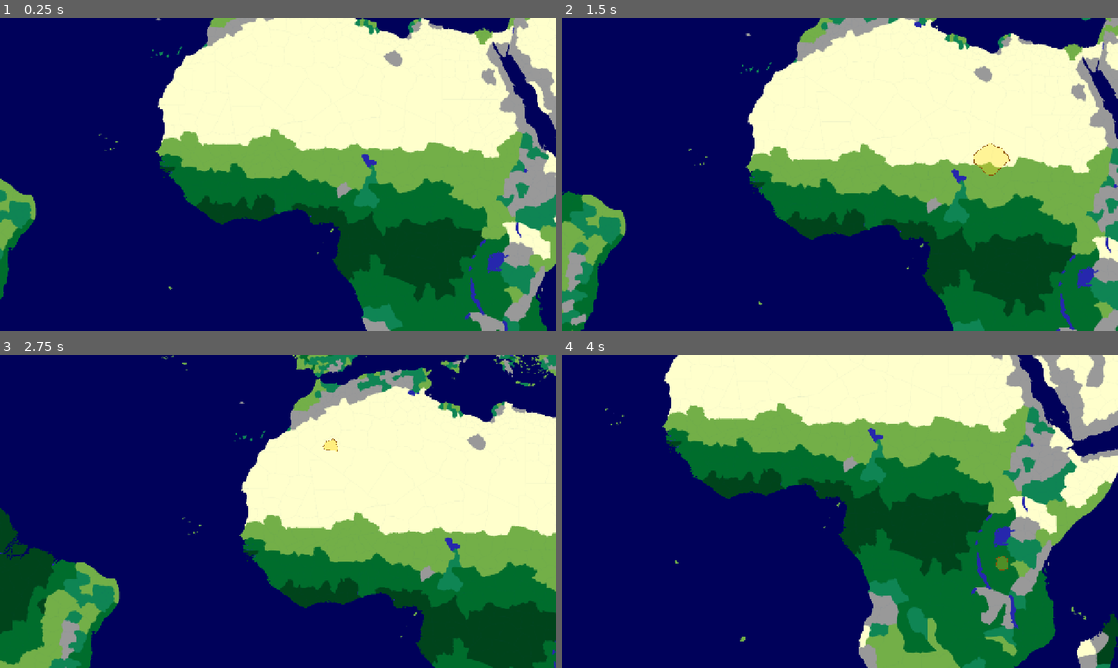
Above: before the commit, frames 1-4 (two rows, left to right).
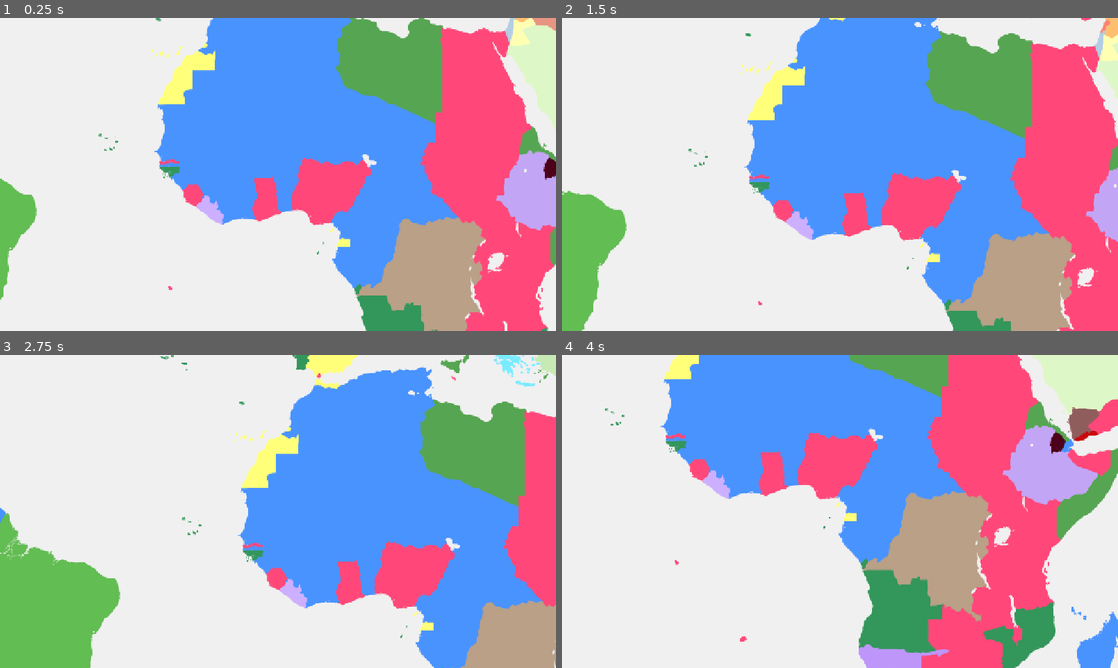
Above: after the commit, the same moments.

Repository: obamin6120/mgs-1
Game: Godot game, scene res://background.tscn
Two runs of this game, one before a commit and one after it. Both use one fixed random seed, a clock stepped at 60 frames per second and the inputs below.
Inputs (mouse positions are in pixels of both pictures, inside the frame that each line leads up to):
- Up to frame 1 (0.25 s): no input
- Up to frame 2 (1.5 s): tap Enter at 0.5 s; move the mouse to (962, 158) at 0.52 s; click (962, 158) at 0.67 s; tap Space at 1.25 s; drag from (728, 190) to (812, 237) at 1.27 s
- Up to frame 3 (2.75 s): tap Enter at 2 s; move the mouse to (333, 442) at 2.02 s; click (333, 442) at 2.17 s
- Up to frame 4 (4 s): tap Space at 2.75 s; drag from (812, 574) to (673, 464) at 2.77 s; tap Enter at 3.5 s; move the mouse to (1006, 558) at 3.52 s; click (1006, 558) at 3.67 s

The runs differ from the first frame. In frame 1, 99% of the frame differs, in the area x 0-100%, y 0-100%; in frame 2, 99%; in frame 3, 98%; in frame 4, 100%.

Commit message:
n

Diff:
--- a/ProvinceDatabase.gd
+++ b/ProvinceDatabase.gd
@@ -2,14 +2,27 @@
 extends Node
 
 @export var province_map_texture: Texture2D
+@export var country_map_texture: Texture2D
 
 var color_to_id: Dictionary = {}
 var id_to_color: Array[Color] = []
 var province_map_image: Image
 
+# Country ownership data
+var country_color_to_id: Dictionary = {}
+var id_to_country_color: Array[Color] = []
+var province_to_country_id: Dictionary = {}
+
+# Review lists
+var manual_review: Array = []
+var unassigned_provinces: Array = []
+
 
 func _ready():
 	generate_province_ids()
+
+	if country_map_texture != null:
+		generate_country_ownership()
 
 
 func generate_province_ids():
@@ -17,7 +30,6 @@
 		push_error("Province map texture is missing!")
 		return
 
-	# Load the image ONCE and keep it cached
 	province_map_image = province_map_texture.get_image()
 
 	if province_map_image.is_compressed():
@@ -47,7 +59,139 @@
 	print("Unique colors found: ", id_to_color.size())
 
 
+func generate_country_ownership():
+
+	if country_map_texture == null:
+		push_error("Country map texture is missing!")
+		return
+
+	var country_image = country_map_texture.get_image()
+
+	if country_image.is_compressed():
+		country_image.decompress()
+
+	# Make sure both maps have identical dimensions
+	if country_image.get_width() != province_map_image.get_width() \
+	or country_image.get_height() != province_map_image.get_height():
+		push_error("Country map and province map dimensions do not match!")
+		return
+
+	country_color_to_id.clear()
+	id_to_country_color.clear()
+	province_to_country_id.clear()
+	manual_review.clear()
+	unassigned_provinces.clear()
+
+	var province_country_counts: Dictionary = {}
+
+	var width = province_map_image.get_width()
+	var height = province_map_image.get_height()
+
+	print("Starting automatic country assignment...")
+
+	# Compare both maps pixel by pixel
+	for y in range(height):
+		for x in range(width):
+
+			var province_color = province_map_image.get_pixel(x, y)
+
+			if province_color.a < 1.0:
+				continue
+
+			var province_id = color_to_id.get(
+				province_color.to_rgba32(), 0
+			)
+
+			if province_id == 0:
+				continue
+
+			var country_color = country_image.get_pixel(x, y)
+
+			if country_color.a < 1.0:
+				continue
+
+			var country_key = country_color.to_rgba32()
+
+			# Register unique country colors
+			if not country_color_to_id.has(country_key):
+				var new_country_id = id_to_country_color.size() + 1
+
+				country_color_to_id[country_key] = new_country_id
+				id_to_country_color.append(country_color)
+
+			# Count country pixels inside each province
+			if not province_country_counts.has(province_id):
+				province_country_counts[province_id] = {}
+
+			var counts = province_country_counts[province_id]
+
+			counts[country_key] = counts.get(country_key, 0) + 1
+
+	# Determine ownership for every province
+	for province_id in range(1, id_to_color.size() + 1):
+
+		var counts = province_country_counts.get(province_id, {})
+
+		if counts.is_empty():
+
+			unassigned_provinces.append(province_id)
+
+		elif counts.size() == 1:
+
+			var country_key = counts.keys()[0]
+			var country_id = country_color_to_id[country_key]
+
+			province_to_country_id[province_id] = country_id
+
+		else:
+
+			manual_review.append({
+				"province_id": province_id,
+				"country_counts": counts.duplicate()
+			})
+
+	# Print report
+	print("")
+	print("========== OWNERSHIP REPORT ==========")
+	print("Total provinces: ", id_to_color.size())
+	print("Countries detected: ", id_to_country_color.size())
+	print("Automatically assigned: ", province_to_country_id.size())
+	print("Manual review required: ", manual_review.size())
+	print("Unassigned: ", unassigned_provinces.size())
+
+	# Print provinces requiring manual review
+	for entry in manual_review:
+
+		var province_id = entry["province_id"]
+		var counts = entry["country_counts"]
+
+		var total_pixels = 0
+
+		for country_key in counts:
+			total_pixels += counts[country_key]
+
+		print("")
+		print("MANUAL REVIEW - Province ", province_id)
+
+		for country_key in counts:
+
+			var country_id = country_color_to_id[country_key]
+			var pixels = counts[country_key]
+			var percentage = float(pixels) / float(total_pixels) * 100.0
+
+			var country_color = id_to_country_color[country_id - 1]
+
+			print(
+				"  Country ", country_id,
+				" (", country_color.to_html(false), "): ",
+				round(percentage * 10.0) / 10.0, "%"
+			)
+
+	print("======================================")
+
+
 func get_province_id(x: int, y: int) -> int:
+
 	if province_map_image == null:
 		return 0
 
@@ -63,7 +207,21 @@
 
 
 func get_province_color(province_id: int) -> Color:
+
 	if province_id <= 0 or province_id > id_to_color.size():
 		return Color.TRANSPARENT
 
 	return id_to_color[province_id - 1]
+
+
+func get_country_id_for_province(province_id: int) -> int:
+
+	return province_to_country_id.get(province_id, 0)
+
+
+func get_country_color(country_id: int) -> Color:
+
+	if country_id <= 0 or country_id > id_to_country_color.size():
+		return Color.TRANSPARENT
+
+	return id_to_country_color[country_id - 1]
--- a/background.tscn
+++ b/background.tscn
@@ -7,6 +7,7 @@
 [ext_resource type="Script" uid="uid://ynayiqloolih" path="res://ProvinceDatabase.gd" id="3_xehqc"]
 [ext_resource type="Texture2D" uid="uid://bfe5bw6whgjmy" path="res://final map (1).png" id="6_bpugw"]
 [ext_resource type="Shader" uid="uid://bda80mx702fb" path="res://background.gdshader" id="6_gjjrj"]
+[ext_resource type="Texture2D" uid="uid://di3w2lu5a8jvp" path="res://colors of borders.png" id="6_vvxqx"]
 
 [sub_resource type="ShaderMaterial" id="ShaderMaterial_bpugw"]
 shader = ExtResource("2_eq6nc")
@@ -44,8 +45,11 @@
 texture = ExtResource("6_bpugw")
 
 [node name="PoliticalOverlay" type="Sprite2D" parent="." unique_id=1261223215]
+position = Vector2(2800, 1200)
+texture = ExtResource("6_vvxqx")
 
 [node name="SelectionOverlay" type="Sprite2D" parent="." unique_id=411127651]
+visible = false
 z_index = 10
 material = SubResource("ShaderMaterial_5iqjx")
 position = Vector2(2800, 1200)
@@ -54,3 +58,4 @@
 [node name="ProvenceDatabase" type="Node" parent="." unique_id=95425057]
 script = ExtResource("3_xehqc")
 province_map_texture = ExtResource("1_oabld")
+country_map_texture = ExtResource("6_vvxqx")
Binary file added: colors of borders.png
Not shown, added: colors of borders.png.import
